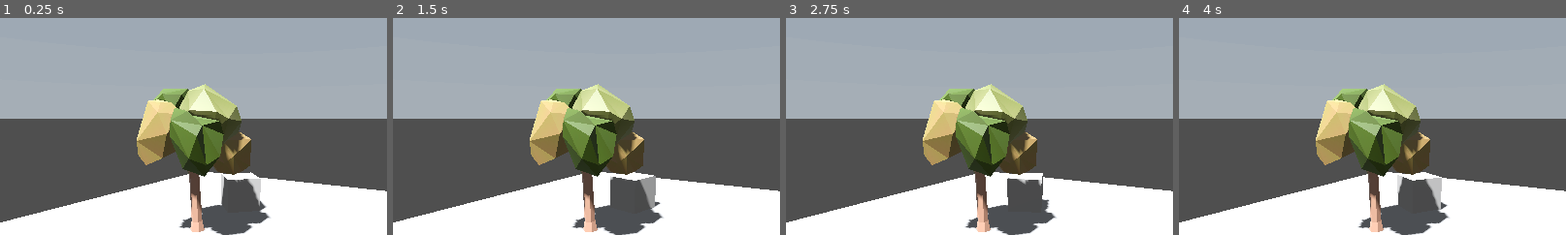
Above: before the commit, frames 1-4 (left to right).
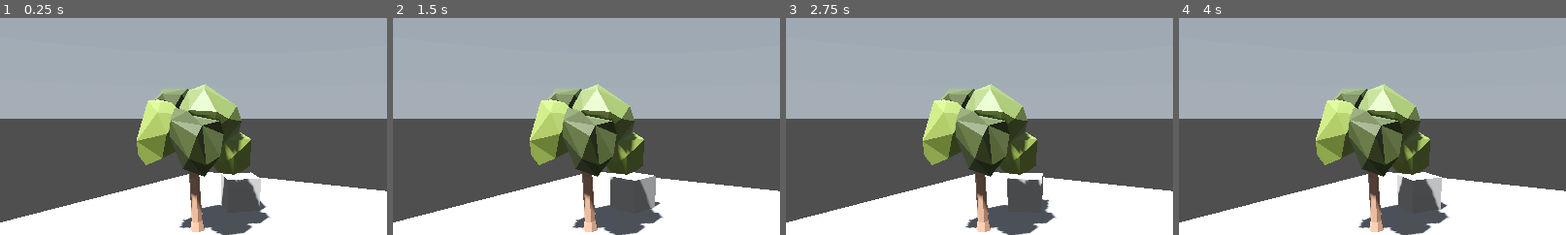
Above: after the commit, the same moments.

Repository: Kowagatte/nohara
Game: Godot game, scene res://game.tscn
The game is run twice, just before and just after one commit, with the same random seed, the same clock (stepped at 60 frames per second) and the same inputs. A sky picture missing from this copy of the repository is replaced by a grey-blue gradient.
Inputs:
- Up to frame 1 (0.25 s): no input
- Up to frame 2 (1.5 s): no input
- Up to frame 3 (2.75 s): no input
- Up to frame 4 (4 s): no input
The pictures show only the part of the screen within x 20-70%, y 7-57%; the shares and areas given below are measured in that part.

The runs differ from the first frame. In frame 1, 2.2% of the frame differs, in the area x 35-65%, y 32-68%; in frame 2, 2.2%; in frame 3, 2.2%; in frame 4, 2.2%.

Commit message:
For some reason glb colors are working now

Diff:
--- a/game.tscn
+++ b/game.tscn
@@ -19,7 +19,7 @@
 background_mode = 2
 sky = SubResource("Sky_nver5")
 ambient_light_color = Color(0.501961, 0.501961, 0.501961, 1)
-ambient_light_sky_contribution = 0.0
+ambient_light_sky_contribution = 0.2
 tonemap_mode = 2
 tonemap_white = 6.0
 
Binary file changed: assets/trees/type0/tree5.glb
Not shown, changed: assets/trees/type0/tree5.glb.import
Binary file removed: assets/trees/type0/tree5_Colorsheet Tree Normal.jpg
Binary file added: assets/trees/type0/tree5_Colorsheet Tree Normal.png
Not shown, changed: assets/trees/type0/tree5_Colorsheet Tree Normal.png.import
Not shown: 1 places in game.tscn that only renumber resources
